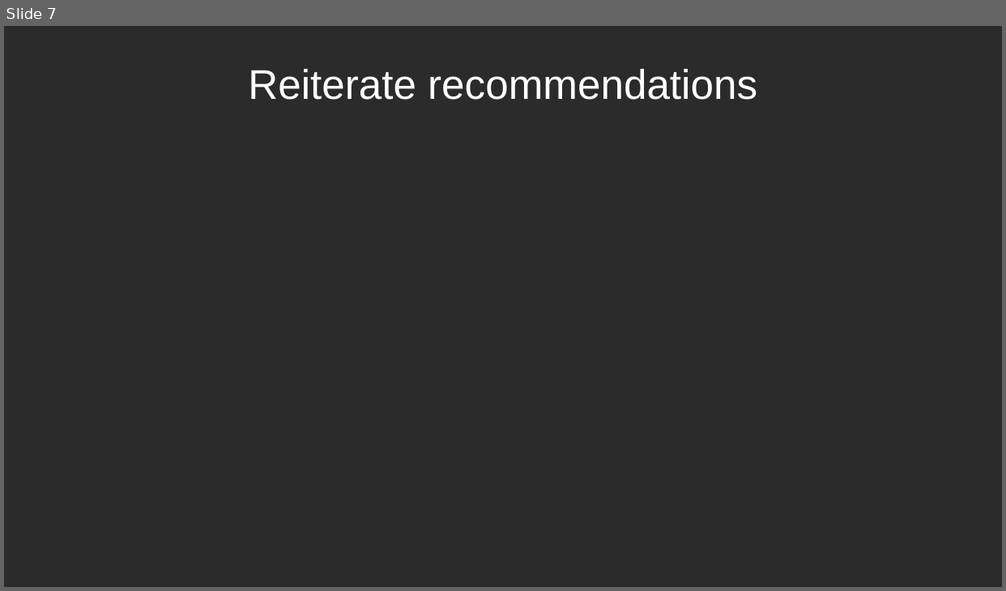
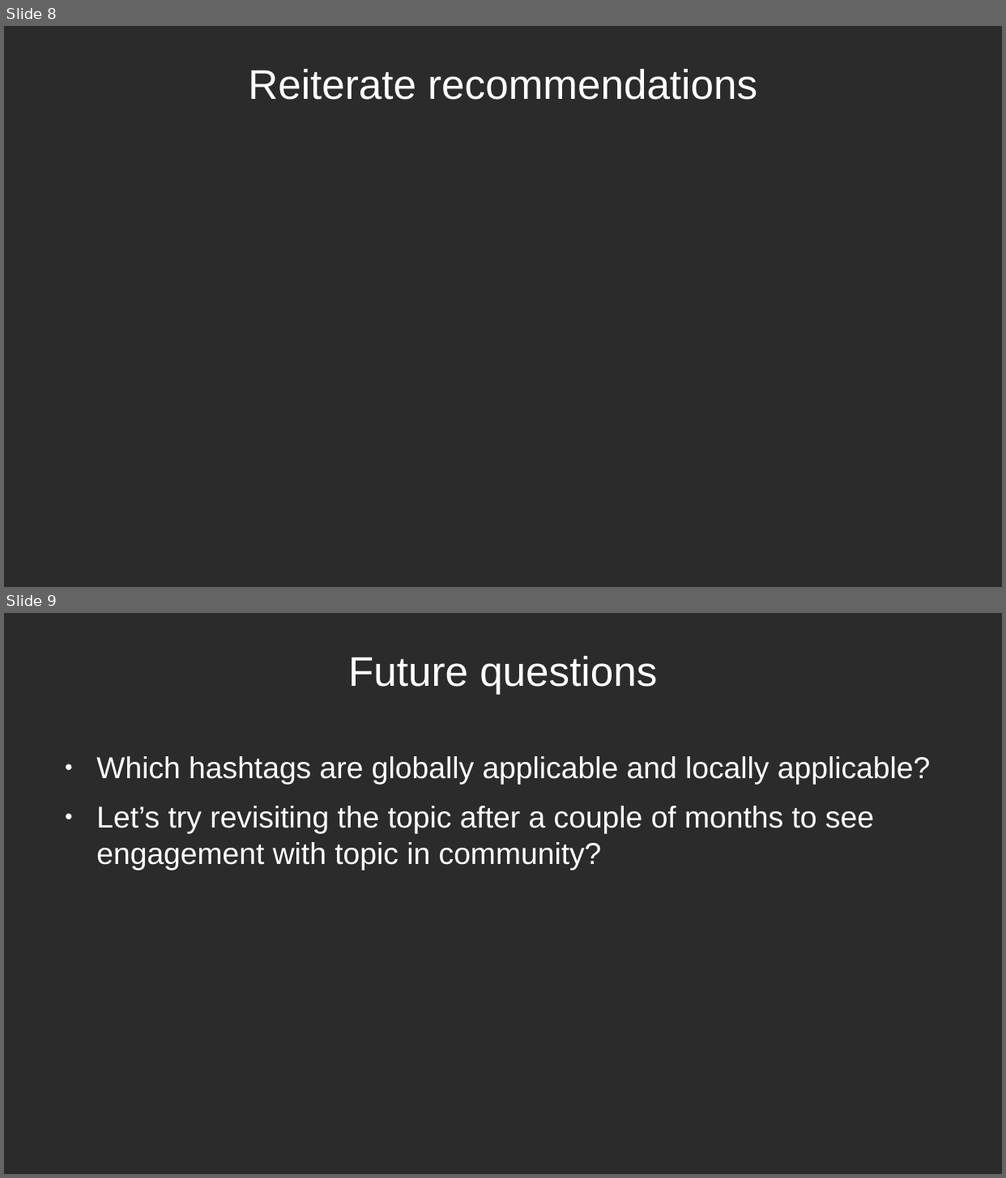
Before and after one commit to douglas-thoms/Datathon-2021-10-16, a slide deck: presentations/group_9_presentation_v1.odp. Shown one above the other, each under a label of ours: slide 7 before the commit, slides 8 and 9 after it. The pictures are 1006x591 and 1006x1178 pixels, drawn with LibreOffice and Linux fonts; fonts in the diff are those of the drawing; background and template pictures are left out; a plain dark background stands for a picture behind light text. Boxes give left, top, right and bottom in pixels: in the first picture for what was removed or moved away, otherwise in the second. Text is boxed around its words. In the diff, an @@ line names an element or a change of style, - is before the commit and + after.

```diff
--- a/presentations/group_9_presentation_v1.odp
+++ b/presentations/group_9_presentation_v1.odp
@@ slide 9 added at [4,613,1002,1174], background picture (left out) @@
@@ title added at [348,656,657,695], 33 pt, text #FFFFFF @@
+Future questions
@@ text added at [96,756,930,871], 24 pt, text #FFFFFF @@
+● Which hashtags are globally applicable and locally applicable?
+● Let’s try revisiting the topic after a couple of months to see engagement with topic in community?
@@ what was slide 7 is now slide 8 @@
```
Also in this commit, not shown: 3 slides changed, 3 other slides added, 2 slides removed, 2 other files.
